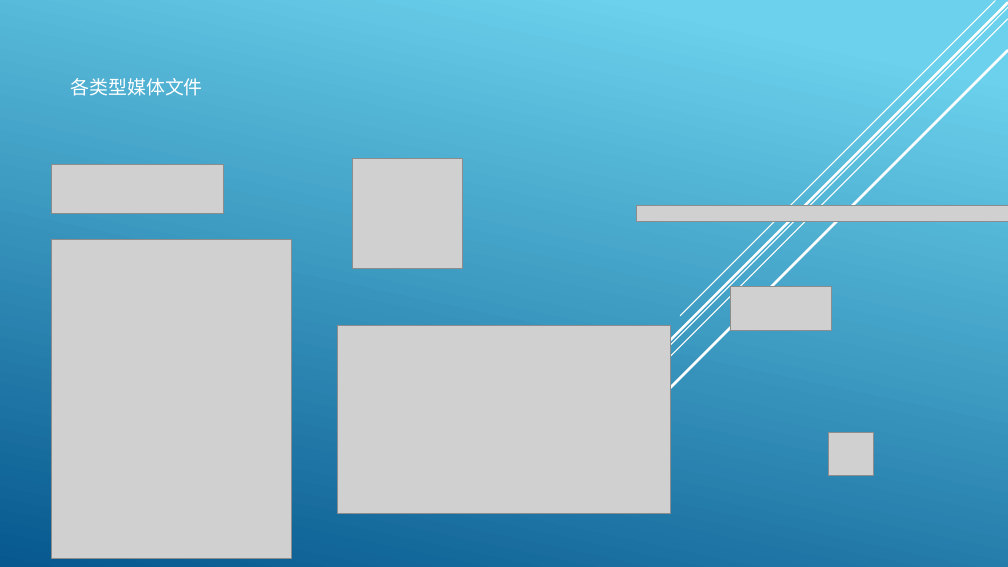
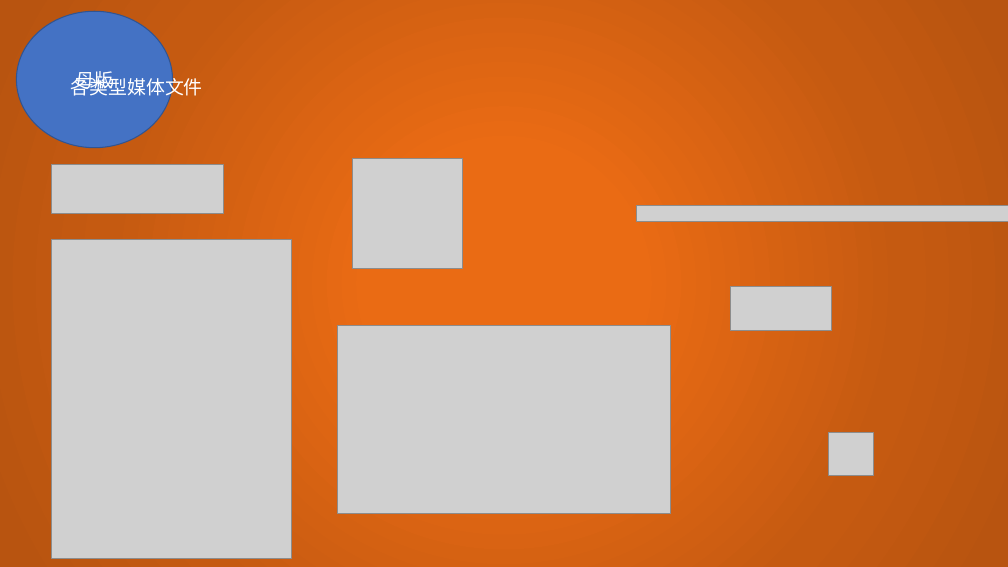
Before and after one commit to Howlcn1997/ooxml-parser, a slide deck: slide 6 of assets/ppt/simple.pptx. Drawn at 1008x567 pixels with LibreOffice and Linux fonts; fonts in the diff are those of the drawing; grey boxes stand for pictures. Boxes give left, top, right and bottom in pixels: in the first picture for what was removed or moved away, otherwise in the second. Text is boxed around its words. In the diff, an @@ line names an element or a change of style, - is before the commit and + after.

```diff
--- a/assets/ppt/simple.pptx
+++ b/assets/ppt/simple.pptx
@@ background gradient #6ED2EB to #06588E to gradient #EA6B14 to #C55A11 to #B85410 @@
@@ ellipse added at (17, 11, 173, 147), fill #4472C4, outline #325491 1 pt, 18 pt, text #FFFFFF @@
+母版
@@ line removed from (1008, 8) to (505, 510) @@
@@ line removed from (1008, 19) to (598, 429) @@
@@ line removed from (1008, 3) to (606, 404) @@
@@ line removed from (995, 1) to (681, 316) @@
@@ line removed from (1008, 51) to (649, 410) @@
@@ text "各类型媒体文件" at (71, 75, 203, 100): font Quicksand to Noto Sans CJK SC @@
```
Also in this commit, not shown: 2 other slides changed, 1 slide added, 15 other files.
